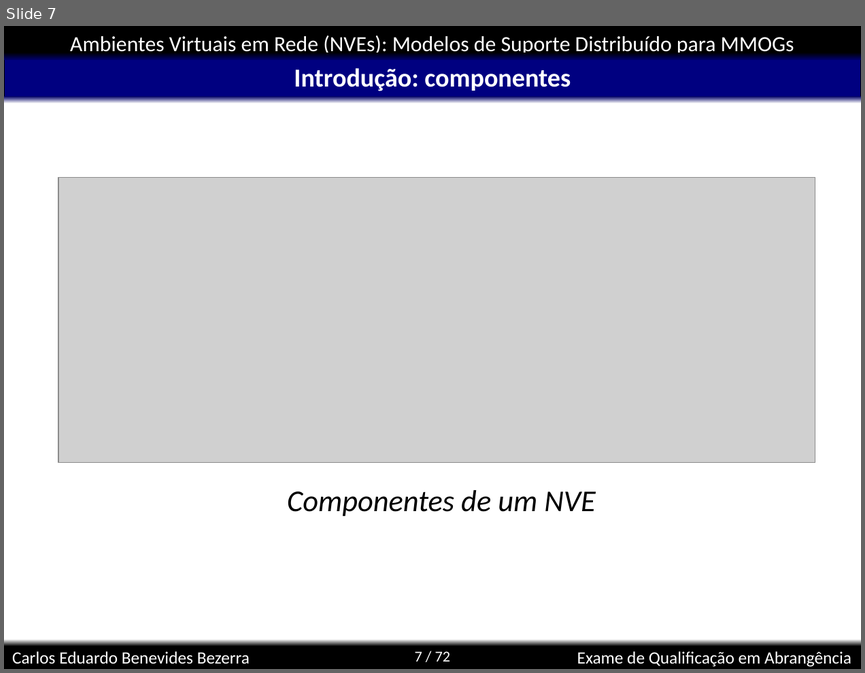
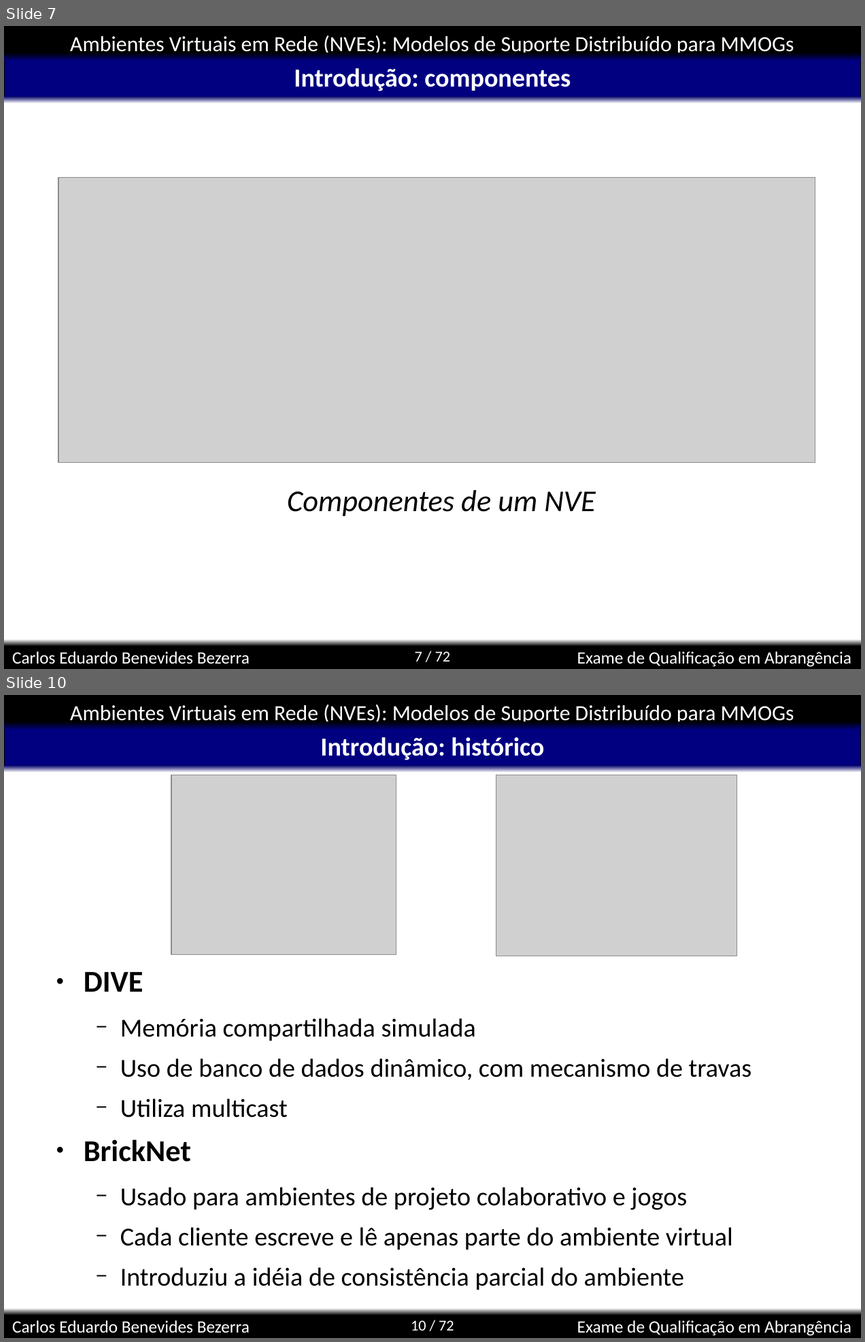
Before and after one commit to kdubezerra/kdubezerra, a slide deck: disciplinas/cmp600/app.ppt. Shown one above the other, each under a label of ours: slide 7 before the commit, slides 7 and 10 after it; the slides between them are not shown. The pictures are 865x673 and 865x1342 pixels, drawn with LibreOffice and Linux fonts; fonts in the diff are those of the drawing; grey boxes stand for pictures; background and template pictures are left out. Boxes give left, top, right and bottom in pixels: in the first picture for what was removed or moved away, otherwise in the second. Text is boxed around its words. In the diff, an @@ line names an element or a change of style, - is before the commit and + after.

```diff
--- a/disciplinas/cmp600/app.ppt
+++ b/disciplinas/cmp600/app.ppt
@@ slide 10 added at <box>4,695,861,1338</box>, background #FFFFFF; not listed: 8 template elements that a slide beside it also shows @@
@@ title added at <box>320,737,544,760</box>, 24 pt, text #FFFFFF, bold @@
+Introdução: histórico
@@ picture added at <box>171,775,396,955</box> @@
@@ picture added at <box>496,775,737,955</box> @@
@@ text added at <box>84,972,752,1289</box>, 24 pt, text #000000 @@
+● DIVE
+  − Memória compartilhada simulada
+  − Uso de banco de dados dinâmico, com mecanismo de travas
+  − Utiliza multicast
+● BrickNet
+  − Usado para ambientes de projeto colaborativo e jogos
+  − Cada cliente escreve e lê apenas parte do ambiente virtual
+  − Introduziu a idéia de consistência parcial do ambiente
```
Also in this commit, not shown: 1 slide changed, 8 other slides added, 1 slide removed, 3 other files.
